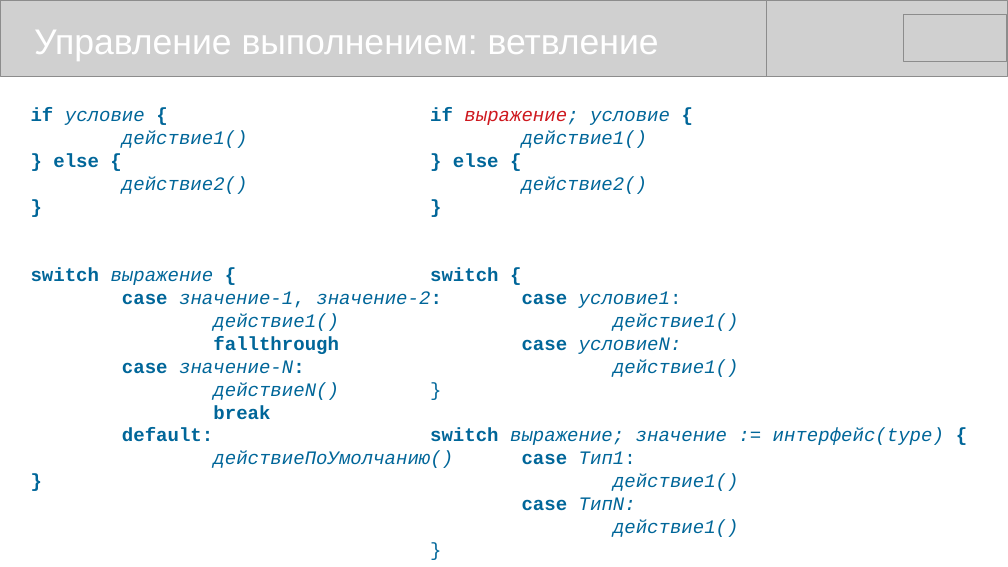
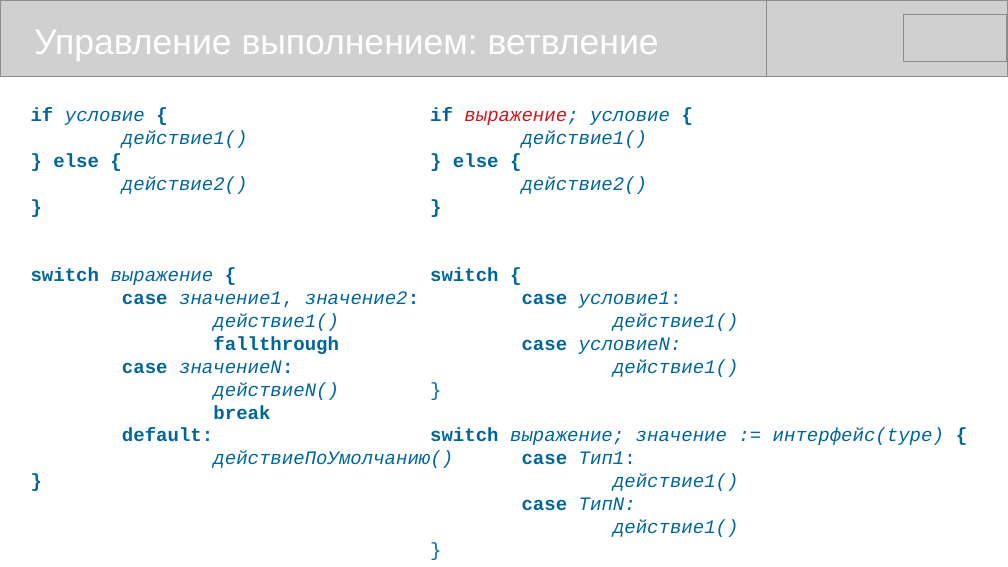
Before and after one commit to mike-shock/Go_language, a slide deck: slide 16 of Go_Review.odp. Drawn at 1008x567 pixels with LibreOffice and Linux fonts; fonts in the diff are those of the drawing; grey boxes stand for pictures. Boxes give left, top, right and bottom in pixels: in the first picture for what was removed or moved away, otherwise in the second. Text is boxed around its words. In the diff, an @@ line names an element or a change of style, - is before the commit and + after.

```diff
--- a/Go_Review.odp
+++ b/Go_Review.odp
@@ text at <box>122,291,419,308</box>: text changed @@
-case значение-1, значение-2:
+case значение1, значение2:
@@ text at <box>122,360,293,374</box>: text changed @@
-case значение-N:
+case значениеN:
```
Also in this commit, not shown: 4 other slides changed, 1 other file.
